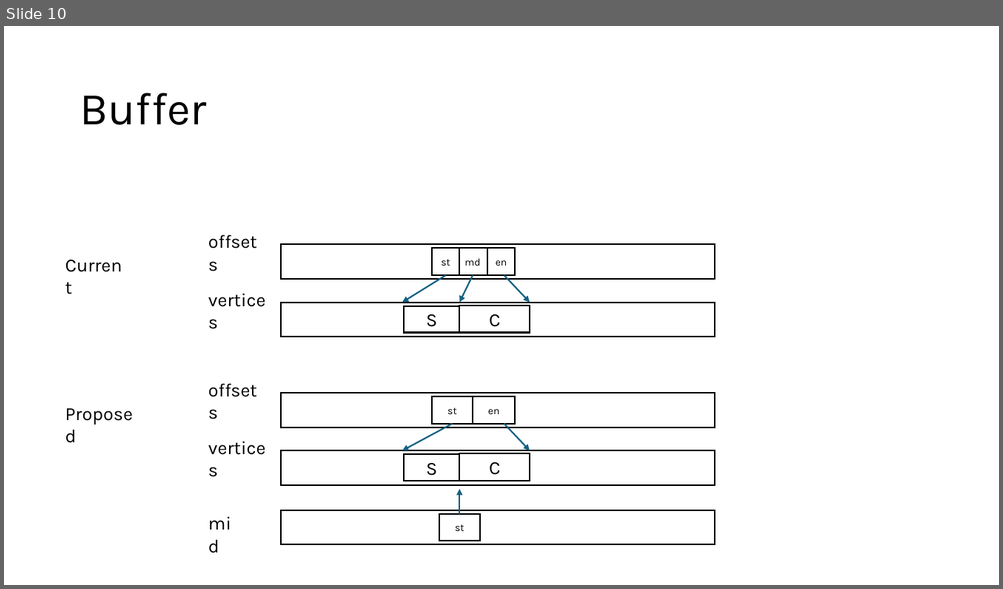
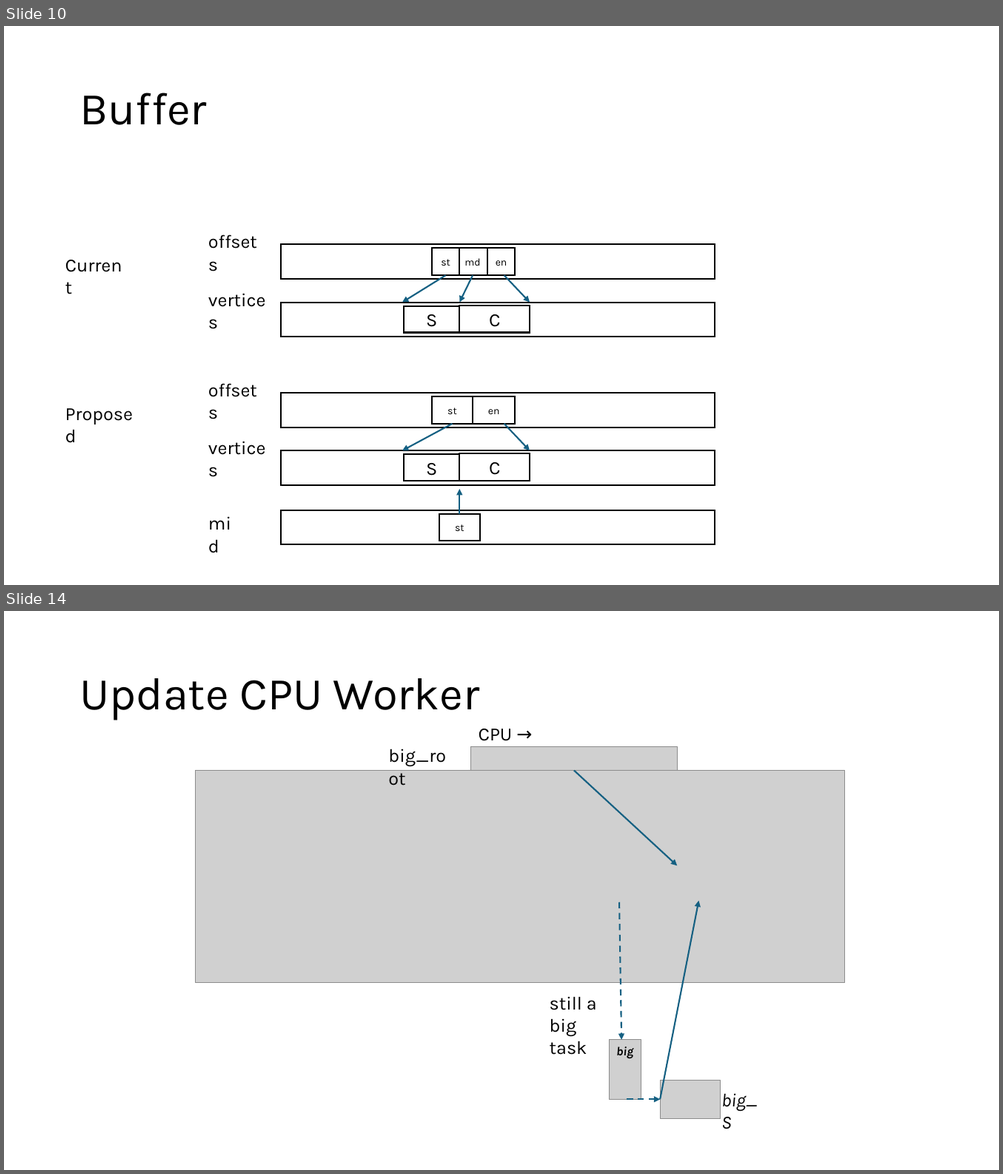
Before and after one commit to akhlaqueak/G-ThinkerCG, a slide deck: revision [Autosaved].pptx. Shown one above the other, each under a label of ours: slide 10 before the commit, slides 10 and 14 after it; the slides between them are not shown. The pictures are 1003x589 and 1003x1174 pixels, drawn with LibreOffice and Linux fonts; fonts in the diff are those of the drawing; grey boxes stand for pictures. Boxes give left, top, right and bottom in pixels: in the first picture for what was removed or moved away, otherwise in the second. Text is boxed around its words. In the diff, an @@ line names an element or a change of style, - is before the commit and + after.

```diff
--- a/revision [Autosaved].pptx
+++ b/revision [Autosaved].pptx
@@ slide 14 added at (x1=4, y1=611, x2=999, y2=1170), background #FFFFFF @@
@@ title added at (x1=79, y1=678, x2=480, y2=721), 44 pt, text #000000 @@
+Update CPU Worker
@@ text added at (x1=478, y1=729, x2=512, y2=741), 18 pt, text #000000 @@
+CPU →
@@ text added at (x1=388, y1=749, x2=446, y2=767), 18 pt, text #000000 @@
+big_root
@@ picture added at (x1=471, y1=747, x2=677, y2=771) @@
@@ picture added at (x1=196, y1=771, x2=844, y2=983) @@
@@ arrow added from (574, 771) to (677, 866), #156082 1.5 pt @@
@@ arrow added from (620, 903) to (621, 1040), #156082 1.5 pt dashed @@
@@ arrow added from (660, 1099) to (699, 901), #156082 1.5 pt @@
@@ text added at (x1=549, y1=997, x2=597, y2=1055), 18 pt, text #000000 @@
+still a
+big task
@@ picture added at (x1=609, y1=1040, x2=641, y2=1099) @@
@@ text added at (x1=616, y1=1047, x2=633, y2=1059), 12 pt, text #000000, bold, italic @@
+big
@@ picture added at (x1=660, y1=1081, x2=720, y2=1119) @@
@@ text added at (x1=721, y1=1093, x2=757, y2=1130), 18 pt, text #000000, italic @@
+big_S
@@ arrow added from (627, 1099) to (660, 1099), #156082 1.5 pt dashed @@
```
Also in this commit, not shown: 3 other slides added, 21 other files.
